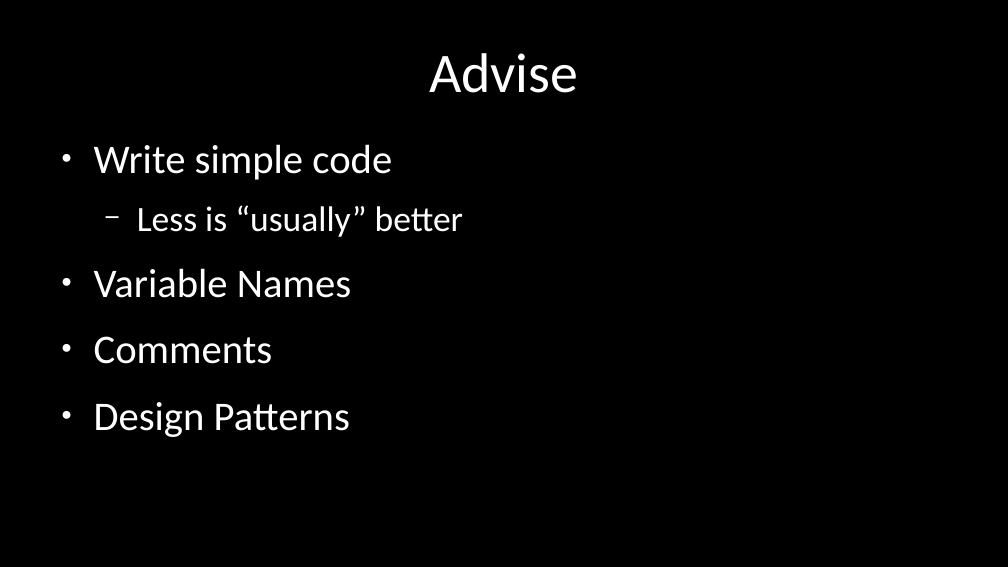
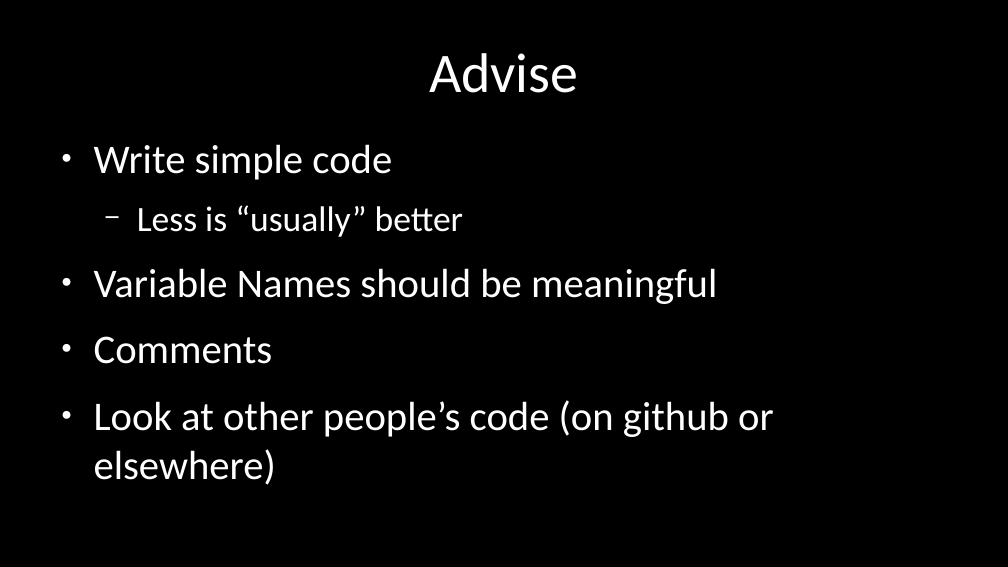
Before and after one commit to saedx1/talks, a slide deck: slide 14 of 02_python_intro/slides.odp (slide 13 before the commit). Drawn at 1008x567 pixels with LibreOffice and Linux fonts; fonts in the diff are those of the drawing. Boxes give left, top, right and bottom in pixels: in the first picture for what was removed or moved away, otherwise in the second. Text is boxed around its words. In the diff, an @@ line names an element or a change of style, - is before the commit and + after.

```diff
--- a/02_python_intro/slides.odp
+++ b/02_python_intro/slides.odp
@@ text at <box>94,268,717,304</box>: text changed @@
-● Variable Names
+● Variable Names should be meaningful
@@ text at <box>94,400,774,485</box>: text changed @@
-● Design Patterns
+● Look at other people’s code (on github or elsewhere)
```
Also in this commit, not shown: 4 other slides changed, 1 slide added, 1 other file.
